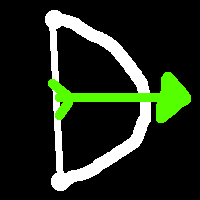
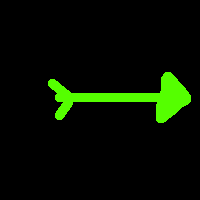
Comparing the layer stacks of the two 200px x 200px images. Changes:
hid "bow" over [45, 10, 151, 191]
added layer "background" above "bow 2" over [45, 10, 151, 191]
